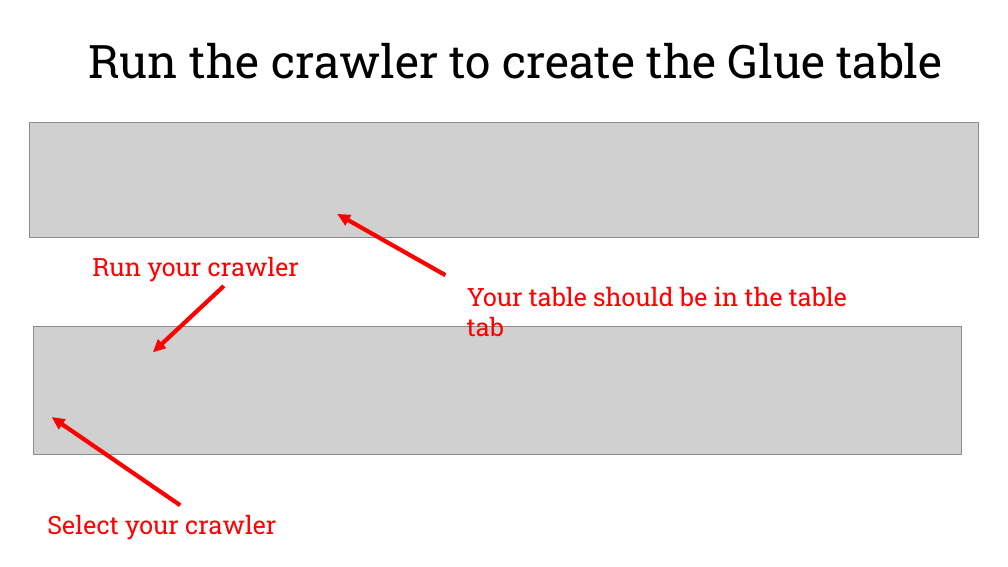
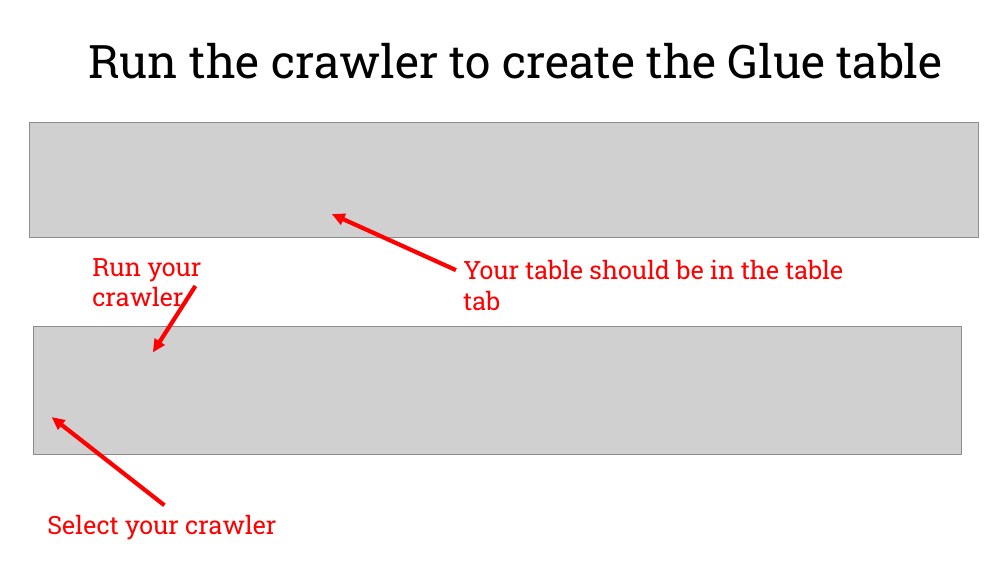
Before and after one commit to jackdsilverman/aws-glue-tutorial, a slide deck: slide 25 of glue-tutorial.pptx (slide 30 before the commit). Drawn at 1008x567 pixels with LibreOffice and Linux fonts; fonts in the diff are those of the drawing; grey boxes stand for pictures; background and template pictures are left out. Boxes give left, top, right and bottom in pixels: in the first picture for what was removed or moved away, otherwise in the second. Text is boxed around its words. In the diff, an @@ line names an element or a change of style, - is before the commit and + after.

```diff
--- a/glue-tutorial.pptx
+++ b/glue-tutorial.pptx
@@ arrow moved from (445, 275) - (337, 214) to (456, 270) - (332, 214) @@
@@ text "Run your crawler" rewrapped from <box>92,256,299,282</box> to <box>92,258,202,313</box> @@
@@ text "Your table should be in ..." rewrapped from <box>467,286,847,342</box> to <box>463,259,843,311</box> @@
@@ arrow moved from (224, 286) - (153, 352) to (195, 286) - (153, 352) @@
@@ arrow moved from (180, 505) - (52, 417) to (165, 505) - (52, 417) @@
```
Also in this commit, not shown: 19 other slides changed, 1 slide added, 6 slides removed.
